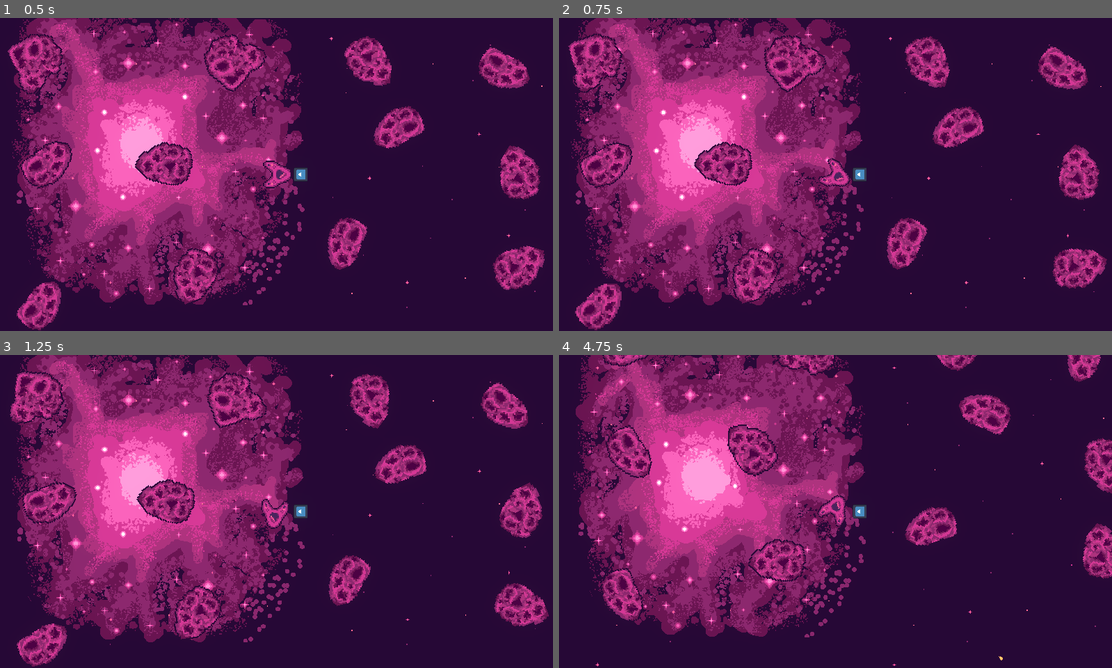
Above: before the commit, frames 1-4 (two rows, left to right).
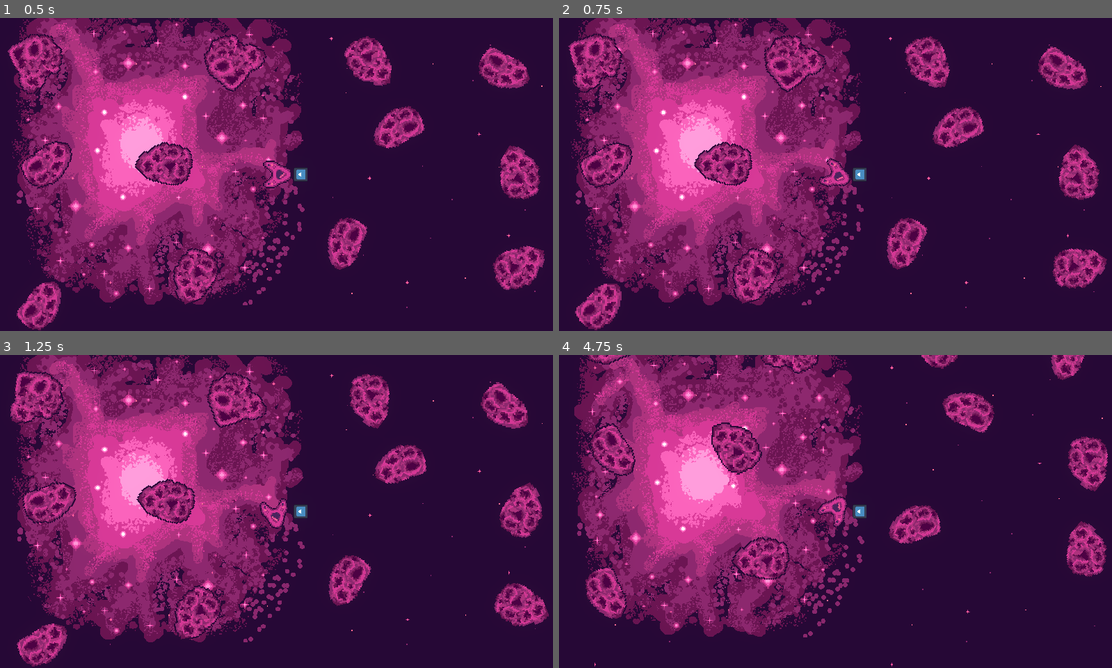
Above: after the commit, the same moments.

Repository: bear-minimum-studio/space-bear
Game: Godot game, scene res://World.tscn
The game is run twice, just before and just after one commit, with the same random seed, the same clock (stepped at 60 frames per second) and the same inputs. The engine's default icon, where the game draws it, is replaced by a stand-in: a white triangle on a blue panel in a dark square.
Inputs:
- Up to frame 1 (0.5 s): no input
- Up to frame 2 (0.75 s): hold Right (turn_right) from 0.53 s (still down); tap Down (decelerate) at 0.6 s
- Up to frame 3 (1.25 s): keep holding Right (turn_right)
- Up to frame 4 (4.75 s): release Right (turn_right) at 1.28 s; hold Left (turn_left) 1.28-2.03 s; tap Space (fire) at 1.35 s; hold Right (turn_right) 2.03-2.78 s; hold F (turret_fire) 2.03-2.78 s; hold Up (accelerate) 2.78-3.53 s; tap Down (decelerate) at 2.85 s; hold Space (fire) 3.53-4.28 s; hold Left (turn_left) from 3.53 s (still down); tap F (turret_fire) at 4.35 s

Frame 1 is identical in both runs. In frame 2, 0.2% of the frame differs, in the area x 1-98%, y 5-99%; in frame 3, 0.8%; in frame 4, 22%, in the area x 2-100%, y 0-100%.

Commit message:
refactor: use delta for rotation

Diff:
--- a/player/Player.gd
+++ b/player/Player.gd
@@ -3,7 +3,7 @@
 signal shoot
 
 const ACCEL = 90.0
-const ROTATION_SPEED = 0.04
+const ROTATION_SPEED = 2.0
 const MAX_SPEED = 400
 const BULLETS_PER_SECOND = 5.0
 
@@ -14,6 +14,7 @@
 @onready var flammes = $Flammes
 @onready var sfx = $SFX
 @onready var turret_control = $Turret/TurretControl
+@onready var turret = $Turret
 
 func _shoot():
 	if _reloading:
@@ -27,11 +28,11 @@
 
 func _custom_set_rotation(rotation_value: float):
 	self.rotation = rotation_value
-	$Turret.rotation = -self.rotation
+	turret.rotation = -self.rotation
 
 func _physics_process(delta):
 	var rotation_intensity = Input.get_axis("turn_left", "turn_right")
-	_custom_set_rotation(self.rotation + rotation_intensity * ROTATION_SPEED)
+	_custom_set_rotation(self.rotation + rotation_intensity * ROTATION_SPEED * delta)
 
 	var intensity = Input.get_axis("decelerate", "accelerate")
 	if intensity:
@@ -53,8 +54,6 @@
 	if (Input.is_action_pressed("fire")):
 		_shoot()
 
-	# TODO max speed
-
 	move_and_slide()
 
 
--- a/player/TurretControl.gd
+++ b/player/TurretControl.gd
@@ -2,7 +2,7 @@
 
 signal shoot
 
-const ROTATION_SPEED = 0.04
+const ROTATION_SPEED = 2.0
 const BULLETS_PER_SECOND = 5.0
 
 const SHOOTING_SPEED = 1.0 / BULLETS_PER_SECOND
@@ -21,7 +21,7 @@
 
 func _physics_process(delta):
 	var rotation_intensity = Input.get_axis("turret_left", "turret_right")
-	self.rotation = self.rotation + rotation_intensity * ROTATION_SPEED
+	self.rotation = self.rotation + rotation_intensity * ROTATION_SPEED * delta
 
 	if (Input.is_action_pressed("turret_fire")):
 		_shoot()
